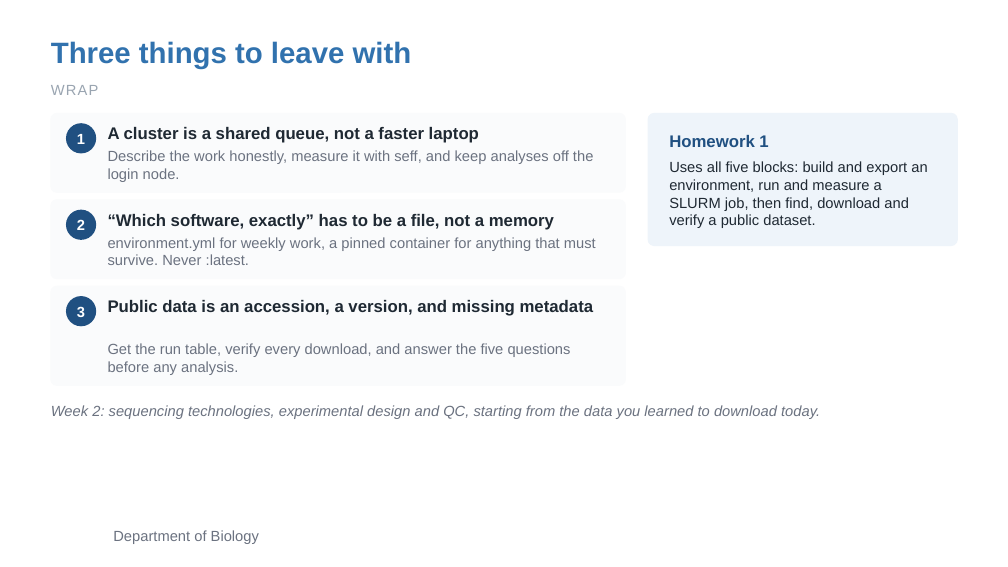
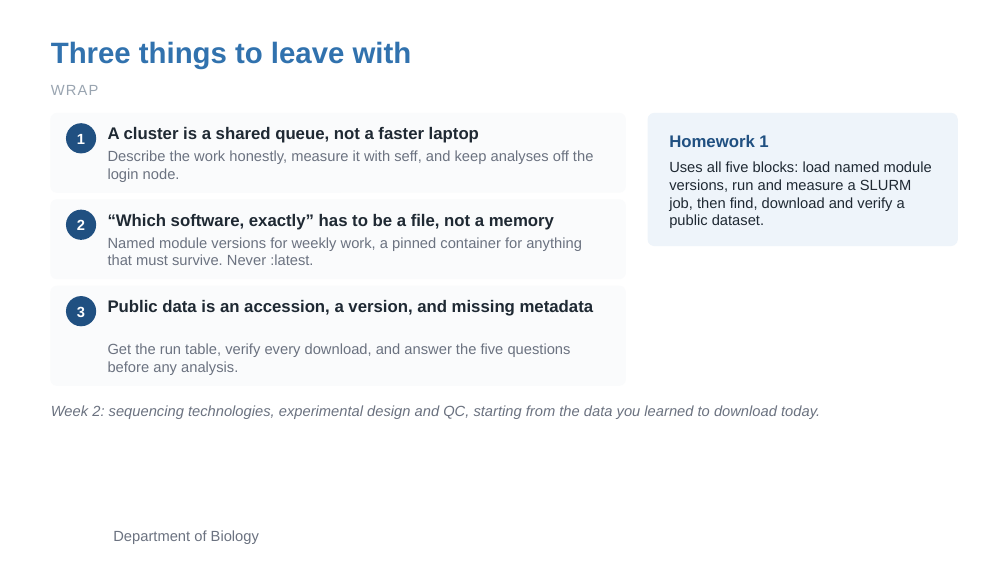
Before and after one commit to zhan4429/TuftsAppliedBioinfo, a slide deck: slide 24 of slides/week-01/Week01_Session2_HPC_Envs_Containers_Data.pptx. Drawn at 1008x567 pixels with LibreOffice and Linux fonts; fonts in the diff are those of the drawing; background and template pictures are left out. Boxes give left, top, right and bottom in pixels: in the first picture for what was removed or moved away, otherwise in the second. Text is boxed around its words. In the diff, an @@ line names an element or a change of style, - is before the commit and + after.

Commit message:
use modules instead of conda enviroment

```diff
--- a/slides/week-01/Week01_Session2_HPC_Envs_Containers_Data.pptx
+++ b/slides/week-01/Week01_Session2_HPC_Envs_Containers_Data.pptx
@@ text at bbox=[669, 161, 932, 228]: text changed @@
-Uses all five blocks: build and export an environment, run and measure a SLURM job, then find, download and verify a public dataset.
+Uses all five blocks: load named module versions, run and measure a SLURM job, then find, download and verify a public dataset.
@@ text at bbox=[108, 237, 582, 265]: text changed @@
-environment.yml for weekly work, a pinned container for anything that must survive. Never :latest.
+Named module versions for weekly work, a pinned container for anything that must survive. Never :latest.
```
Also in this commit, not shown: 5 other slides changed, 13 other files.
